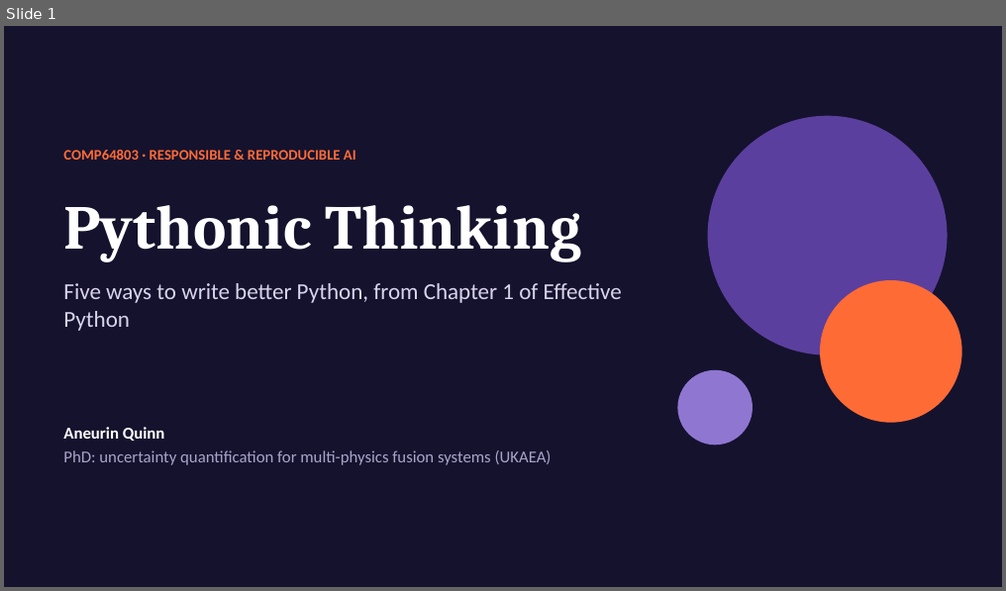
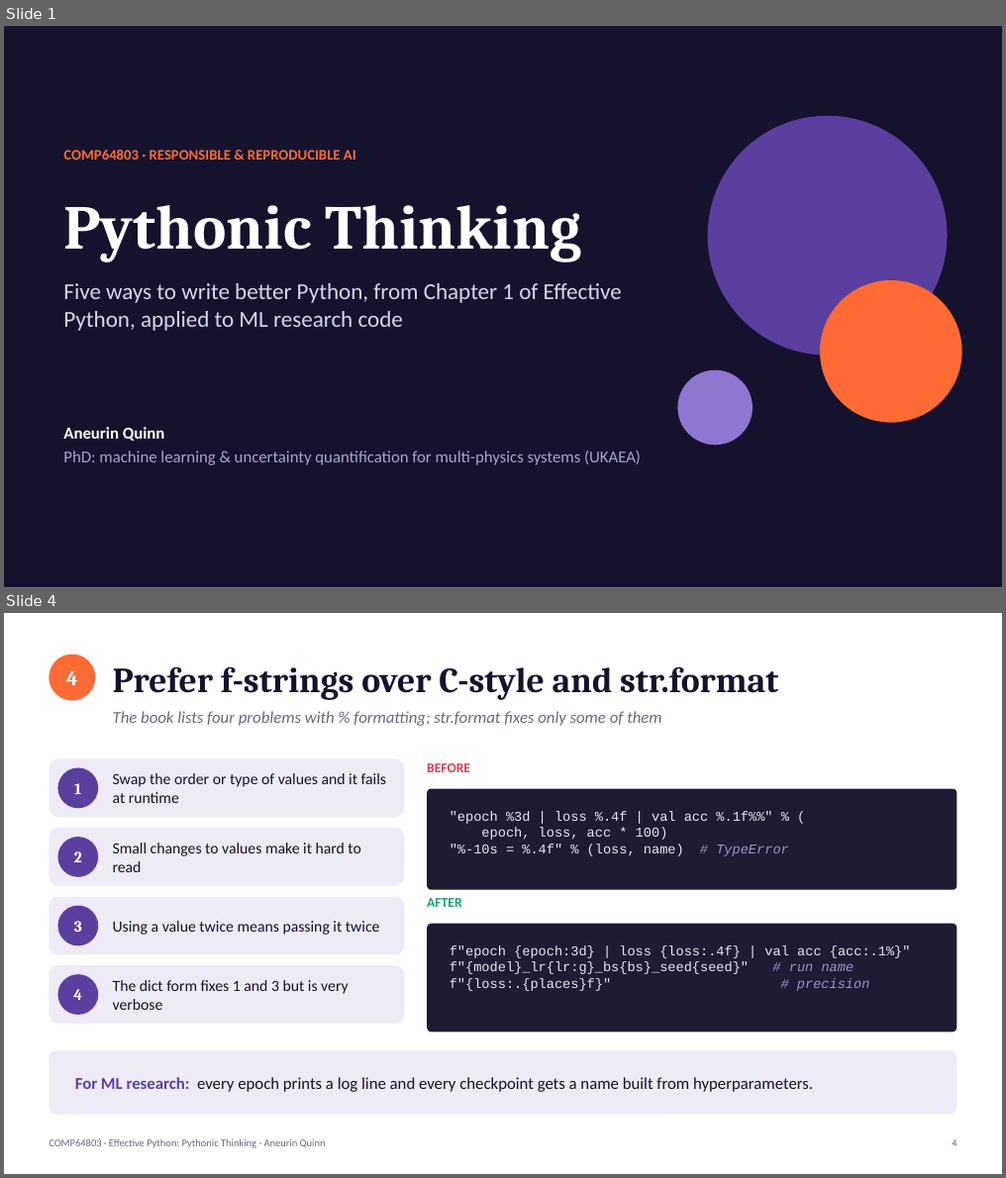
Before and after one commit to mingfeisun/COMP64803-Responsible-Reproducible-AI, a slide deck: cohort-2026/Aneurin_Quinn/Effective_Python/Pythonic_Thinking_AQ.pptx. Shown one above the other, each under a label of ours: slide 1 before the commit, slides 1 and 4 after it; the slides between them are not shown. The pictures are 1006x591 and 1006x1178 pixels, drawn with LibreOffice and Linux fonts; fonts in the diff are those of the drawing. Boxes give left, top, right and bottom in pixels: in the first picture for what was removed or moved away, otherwise in the second. Text is boxed around its words. In the diff, an @@ line names an element or a change of style, - is before the commit and + after.

```diff
--- a/cohort-2026/Aneurin_Quinn/Effective_Python/Pythonic_Thinking_AQ.pptx
+++ b/cohort-2026/Aneurin_Quinn/Effective_Python/Pythonic_Thinking_AQ.pptx
@@ slide 4 added at [4, 613, 1002, 1174], background #FFFFFF @@
@@ ellipse added at [49, 655, 95, 700], fill #FF6B35, 20 pt, text #FFFFFF, bold @@
+4
@@ text added at [113, 666, 778, 700], 34 pt, text #15122E, bold @@
+Prefer f-strings over C-style and str.format
@@ text added at [113, 711, 661, 726], 16 pt, text #6B6780, italic @@
+The book lists four problems with % formatting; str.format fixes only some of them
@@ rounded rectangle added at [49, 759, 405, 817], fill #EEEBF7 @@
@@ ellipse added at [57, 768, 98, 808], fill #5B3F9E, 15 pt, text #FFFFFF, bold @@
+1
@@ text added at [113, 773, 386, 803], 15 pt, text #15122E @@
+Swap the order or type of values and it fails at runtime
@@ text added at [427, 763, 470, 772], 13 pt, text #D63E50, bold @@
+BEFORE
@@ rounded rectangle added at [427, 789, 957, 890], fill #1E1B33 @@
@@ text added at [450, 811, 789, 857], 13 pt, text #E8E6F2 @@
+"epoch %3d | loss %.4f | val acc %.1f%%" % (
+epoch, loss, acc * 100)
+"%-10s = %.4f" % (loss, name) # TypeError
@@ rounded rectangle added at [49, 828, 405, 886], fill #EEEBF7 @@
@@ ellipse added at [57, 837, 98, 877], fill #5B3F9E, 15 pt, text #FFFFFF, bold @@
+2
@@ text added at [113, 843, 360, 872], 15 pt, text #15122E @@
+Small changes to values make it hard to read
@@ rounded rectangle added at [49, 897, 405, 956], fill #EEEBF7 @@
@@ ellipse added at [57, 906, 98, 947], fill #5B3F9E, 15 pt, text #FFFFFF, bold @@
+3
@@ text added at [427, 898, 462, 907], 13 pt, text #1F9E72, bold @@
+AFTER
@@ text added at [113, 921, 380, 935], 15 pt, text #15122E @@
+Using a value twice means passing it twice
@@ rounded rectangle added at [427, 924, 957, 1032], fill #1E1B33 @@
@@ rounded rectangle added at [49, 965, 405, 1024], fill #EEEBF7 @@
@@ text added at [450, 946, 911, 991], 13 pt, text #E8E6F2 @@
+f"epoch {epoch:3d} | loss {loss:.4f} | val acc {acc:.1%}"
+f"{model}_lr{lr:g}_bs{bs}_seed{seed}" # run name
+f"{loss:.{places}f}" # precision
@@ ellipse added at [57, 974, 98, 1015], fill #5B3F9E, 15 pt, text #FFFFFF, bold @@
+4
@@ text added at [113, 980, 348, 1010], 15 pt, text #15122E @@
+The dict form fixes 1 and 3 but is very verbose
@@ rounded rectangle added at [49, 1051, 957, 1115], fill #EEEBF7 @@
@@ text added at [75, 1077, 813, 1092], 16 pt, text #15122E @@
+For ML research: every epoch prints a log line and every checkpoint gets a name built from hyperparameters.
@@ text added at [49, 1140, 326, 1149], 10 pt, text #6B6780 @@
+COMP64803 · Effective Python: Pythonic Thinking · Aneurin Quinn
@@ text added at [951, 1140, 956, 1147], 10 pt, text #6B6780 @@
+4
@@ slide 1 changed as well @@
@@ text at [63, 283, 622, 331]: text changed @@
-Five ways to write better Python, from Chapter 1 of Effective Python
+Five ways to write better Python, from Chapter 1 of Effective Python, applied to ML research code
@@ text at [63, 451, 641, 466]: text changed @@
-PhD: uncertainty quantification for multi-physics fusion systems (UKAEA)
+PhD: machine learning & uncertainty quantification for multi-physics systems (UKAEA)
```
Also in this commit, not shown: 7 other slides changed, 1 other slide added, 2 slides removed, 8 other files.
